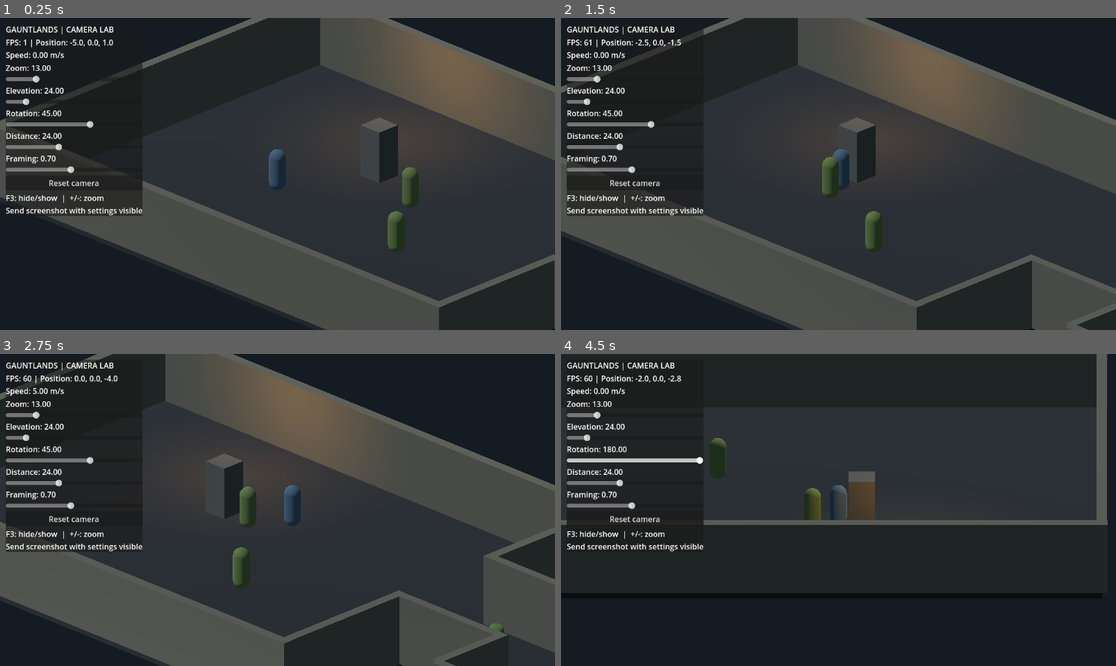
Above: before the commit, frames 1-4 (two rows, left to right).
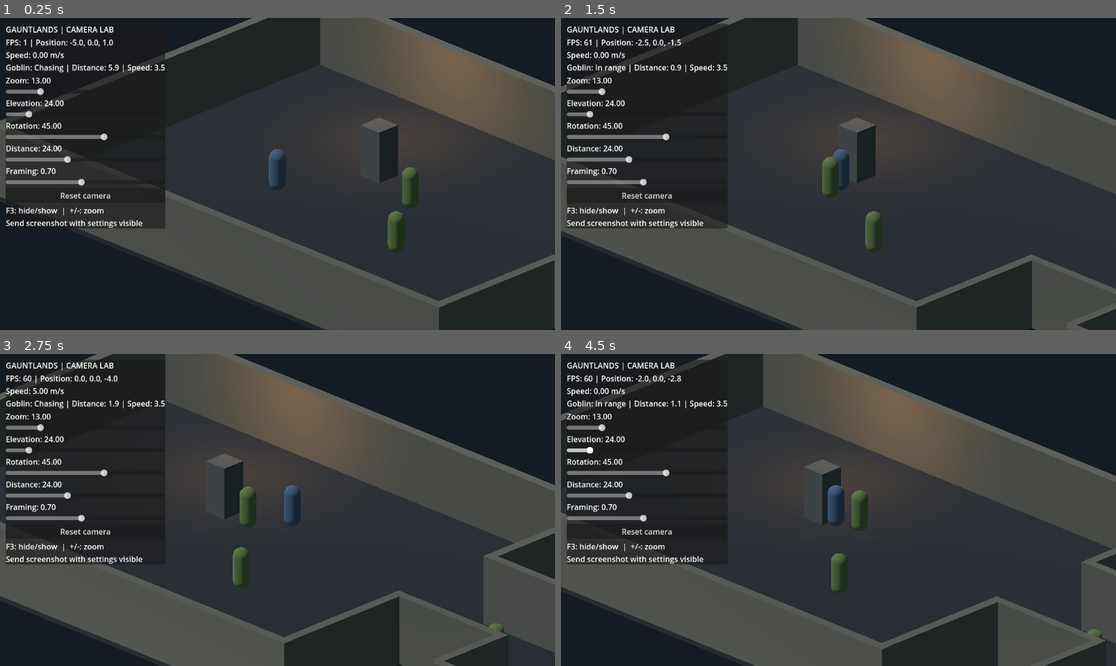
Above: after the commit, the same moments.

Repository: Jonty303/Project-Gauntlands
Game: Godot game, scene res://scenes/experiment_25d.tscn
Same seed, same stepped clock (60 frames per second), same inputs: the game is played once before the commit and once after it. This scene is started directly instead of the project's main scene.
Inputs (mouse positions are in pixels of both pictures, inside the frame that each line leads up to):
- Up to frame 1 (0.25 s): no input
- Up to frame 2 (1.5 s): tap Enter (ui_accept) at 0.5, 0.77 s; move the mouse to (960, 158) at 0.52 s; hold D (move_right) 0.53-1.25 s; hold Space (attack) 0.53-1.25 s; click (960, 158) at 0.67 s; drag from (727, 189) to (810, 236) at 1.27 s
- Up to frame 3 (2.75 s): move the mouse to (333, 441) at 2.02 s; hold D (move_right) from 2.03 s (still down); tap Q (target_previous) at 2.1 s
- Up to frame 4 (4.5 s): release D (move_right) at 2.75 s; drag from (810, 572) to (672, 463) at 2.77 s; move the mouse to (1005, 556) at 3.52 s; hold A (move_left) 3.53-4.25 s; hold Space (attack) 3.53-4.25 s; tap Enter (ui_accept) at 3.77 s; drag from (672, 463) to (755, 432) at 4.27 s

The runs differ from the first frame. In frame 1, 4.0% of the frame differs, in the area x 1-30%, y 11-68%; in frame 2, 3.9%; in frame 3, 3.5%; in frame 4, 37%, in the area x 0-100%, y 0-100%.

Commit message:
Show goblin pursuit state distance and speed in debug panel

Diff:
--- a/scripts/debug_overlay_25d.gd
+++ b/scripts/debug_overlay_25d.gd
@@ -104,6 +104,7 @@
         return
     var p := hero.global_position
     stats.text = "FPS: %d | Position: %.1f, %.1f, %.1f\nSpeed: %.2f m/s" % [Engine.get_frames_per_second(),p.x,p.y,p.z,hero.velocity.length()]
+    stats.text += "\nGoblin: %s | Distance: %.1f | Speed: %.1f" % [str(experiment.get("goblin_state")),float(experiment.get("goblin_distance")),3.5]
     var captions := {"size":"Zoom","camera_elevation":"Elevation","camera_yaw":"Rotation","camera_distance":"Distance","camera_framing":"Framing"}
     for property in captions:
         var label: Label = readouts[property]
